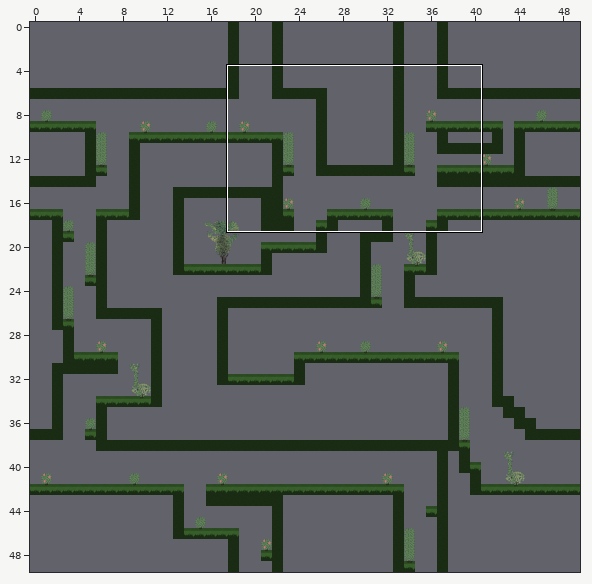
Tiled map: game/8.tmx. The picture above shows the old version from afar; the outline marks the close-up.
Close-up. Before the edit:
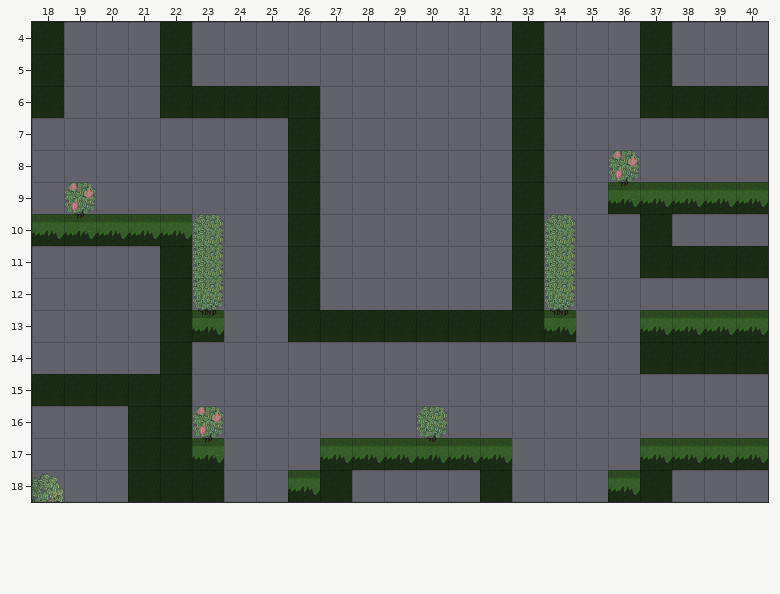
Cells are 128x128 px. Shown: x 18..40, y 4..18. The commit also changed other parts of the map, which this record leaves out.
Once edited:
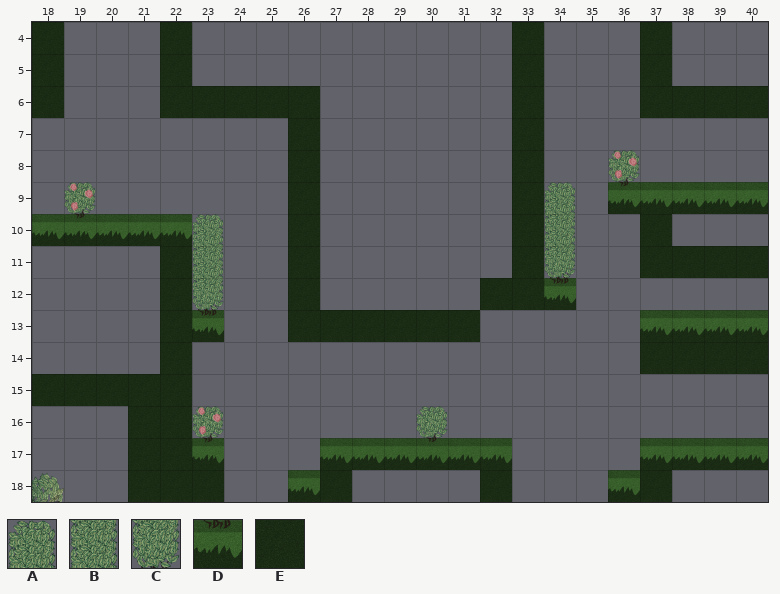
Key: from "default": A 8, B 17, C 26, D 35, E 40.
_ is an empty cell.
From old to new:
Layer "Tile Layer 2":
Tile A is added in row 9 at x 34.
Tile B replaces tile A in row 10 at x 34.
Tile C replaces tile B in row 11 at x 34.
Tile D replaces tile C in row 12 at x 34.
Tile E is added in row 12 at x 32.
The author cleared tile D in row 13 at x 34.
The author cleared tile E in row 13 at x 32 to 33.
Pixel boxes of the changes (left, top, right, bottom) in both close-ups:
changed: (480, 182, 576, 342)
